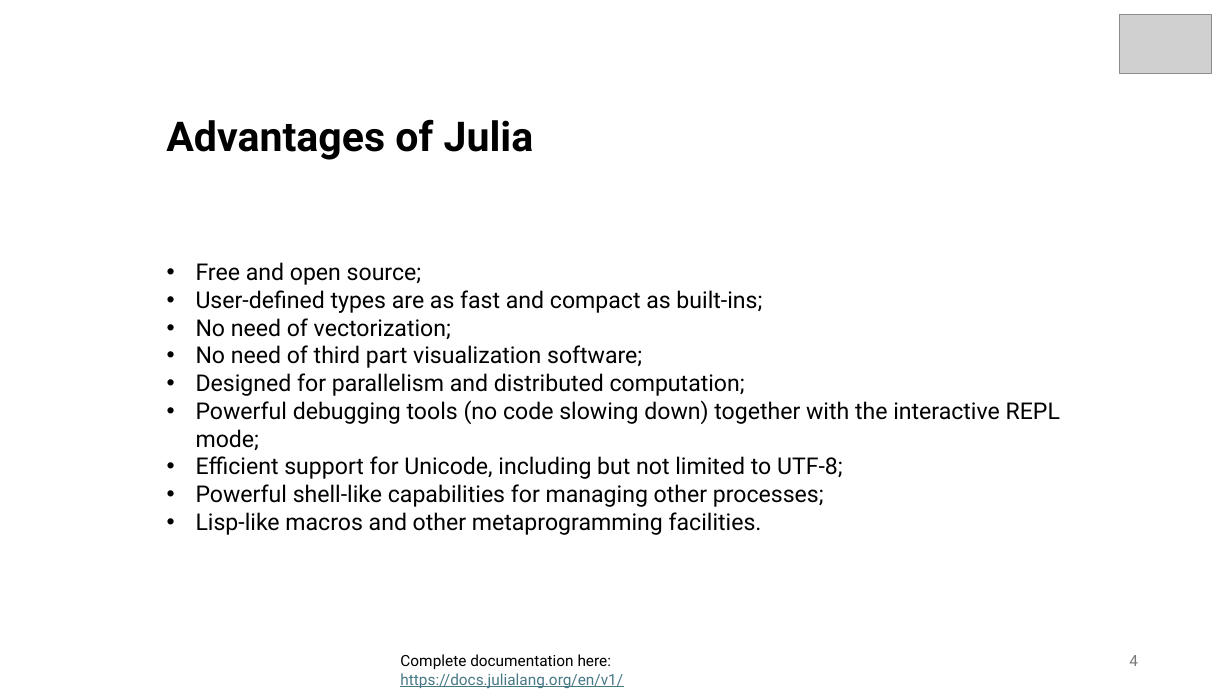
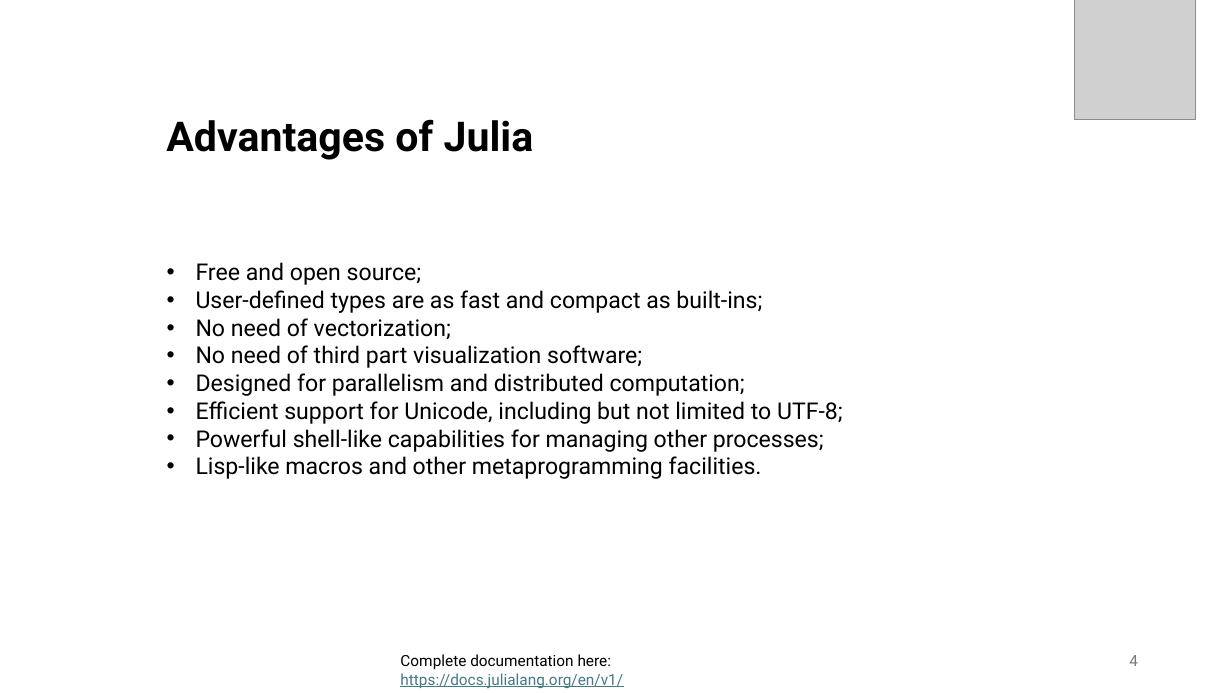
Before and after one commit to nunziogit/project_2D, a slide deck: slide 4 of PERF_EVAL/presentation_Julia.pptx. Drawn at 1232x693 pixels with LibreOffice and Linux fonts; fonts in the diff are those of the drawing; grey boxes stand for pictures. Boxes give left, top, right and bottom in pixels: in the first picture for what was removed or moved away, otherwise in the second. Text is boxed around its words. In the diff, an @@ line names an element or a change of style, - is before the commit and + after.

```diff
--- a/PERF_EVAL/presentation_Julia.pptx
+++ b/PERF_EVAL/presentation_Julia.pptx
@@ picture added at <box>1075,0,1196,120</box> @@
@@ picture removed at <box>1120,14,1212,73</box> @@
@@ text at <box>196,400,1060,450</box>: paragraph removed @@
-• Powerful debugging tools (no code slowing down) together with the interactive REPL mode;
```
Also in this commit, not shown: 10 other slides changed, 2 slides added.
